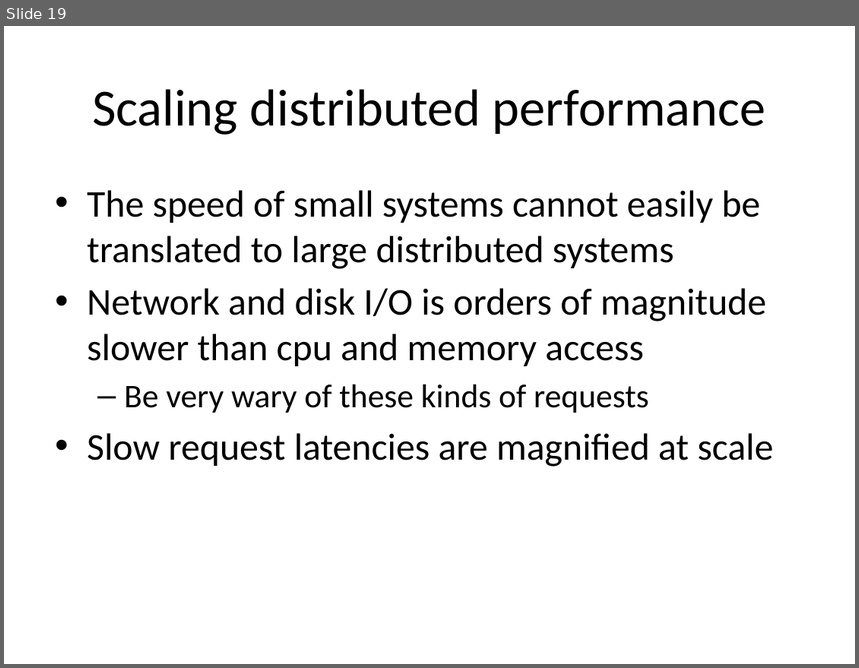
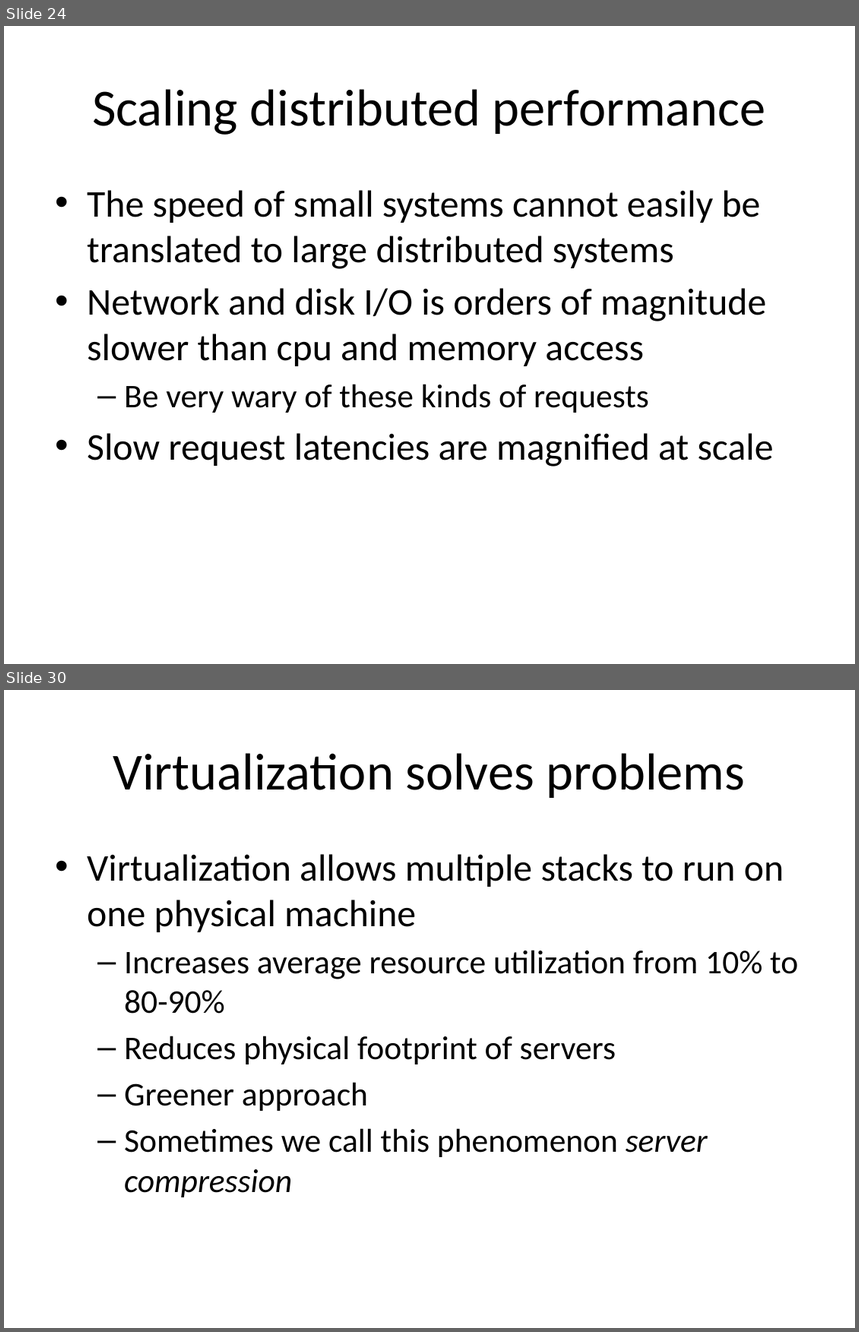
Before and after one commit to jasondbaker/infrastructure-class, a slide deck: infrastructure-week-3.pptx. Shown one above the other, each under a label of ours: slide 19 before the commit, slides 24 and 30 after it; the slides between them are not shown. The pictures are 859x668 and 859x1332 pixels, drawn with LibreOffice and Linux fonts; fonts in the diff are those of the drawing. Boxes give left, top, right and bottom in pixels: in the first picture for what was removed or moved away, otherwise in the second. Text is boxed around its words. In the diff, an @@ line names an element or a change of style, - is before the commit and + after.

```diff
--- a/infrastructure-week-3.pptx
+++ b/infrastructure-week-3.pptx
@@ slide 30 added at (4,690,855,1328), background #FFFFFF @@
@@ title added at (113,753,745,798), 44 pt, text #000000 @@
+Virtualization solves problems
@@ text added at (87,854,798,1198), 28 pt, text #000000 @@
+• Virtualization allows multiple stacks to run on one physical machine
+  – Increases average resource utilization from 10% to 80-90%
+  – Reduces physical footprint of servers
+  – Greener approach
+  – Sometimes we call this phenomenon server compression
@@ what was slide 19 is now slide 24 @@
```
Also in this commit, not shown: 3 slides changed, 23 other slides added, 1 slide removed, 6 other files.
